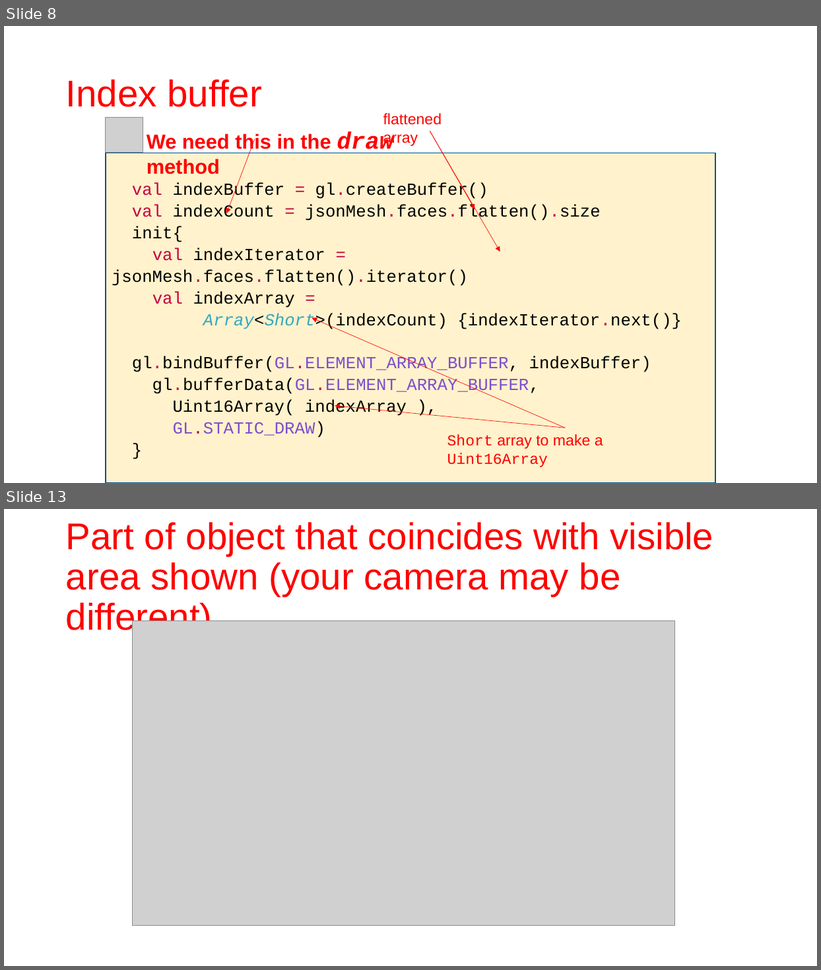
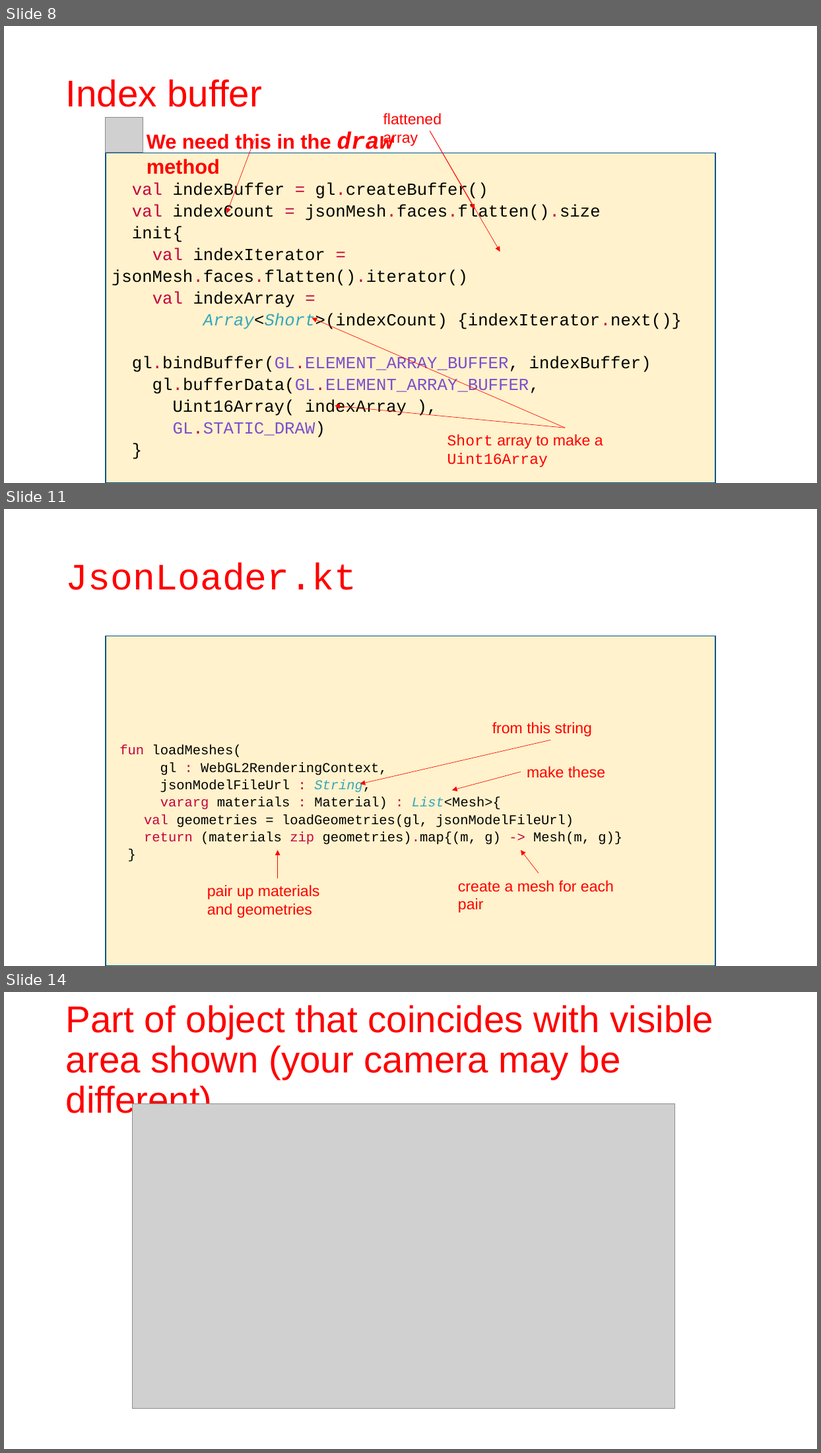
Before and after one commit to szecsi/kogfactory, a slide deck: projects/kog.040.010-models/aitcg310 - Modeling.pptx. Shown one above the other, each under a label of ours: slides 8 and 13 before the commit, slides 8, 11 and 14 after it; the slides between them are not shown. The pictures are 821x970 and 821x1453 pixels, drawn with LibreOffice and Linux fonts; fonts in the diff are those of the drawing; grey boxes stand for pictures. Boxes give left, top, right and bottom in pixels: in the first picture for what was removed or moved away, otherwise in the second. Text is boxed around its words. In the diff, an @@ line names an element or a change of style, - is before the commit and + after.

```diff
--- a/projects/kog.040.010-models/aitcg310 - Modeling.pptx
+++ b/projects/kog.040.010-models/aitcg310 - Modeling.pptx
@@ slide 11 added at (4,509,817,966), background #FFFFFF @@
@@ title added at (66,562,357,590), 44 pt, text #FF0000 @@
+JsonLoader.kt
@@ rectangle added at (106,636,716,966), fill #FFF2CC, outline #00538E 1 pt, 16 pt, text #000000 @@
+fun loadMeshes(
+gl : WebGL2RenderingContext,
+jsonModelFileUrl : String,
+vararg materials : Material) : List<Mesh>{
+val geometries = loadGeometries(gl, jsonModelFileUrl)
+return (materials zip geometries).map{(m, g) -> Mesh(m, g)}
+}
@@ text added at (492,722,592,737), 18 pt, text #FF0000 @@
+from this string
@@ arrow added from (550, 740) to (360, 784), #FF0000 0.5 pt @@
@@ arrow added from (521, 772) to (452, 790), #FF0000 0.5 pt @@
@@ text added at (527,766,605,778), 18 pt, text #FF0000 @@
+make these
@@ arrow added from (278, 879) to (278, 851), #FF0000 0.5 pt @@
@@ arrow added from (539, 874) to (521, 851), #FF0000 0.5 pt @@
@@ text added at (458,881,614,913), 18 pt, text #FF0000 @@
+create a mesh for each pair
@@ text added at (207,885,320,918), 18 pt, text #FF0000 @@
+pair up materials and geometries
@@ what was slide 13 is now slide 14 @@
```
Also in this commit, not shown: 3 slides changed, 6 other files.
